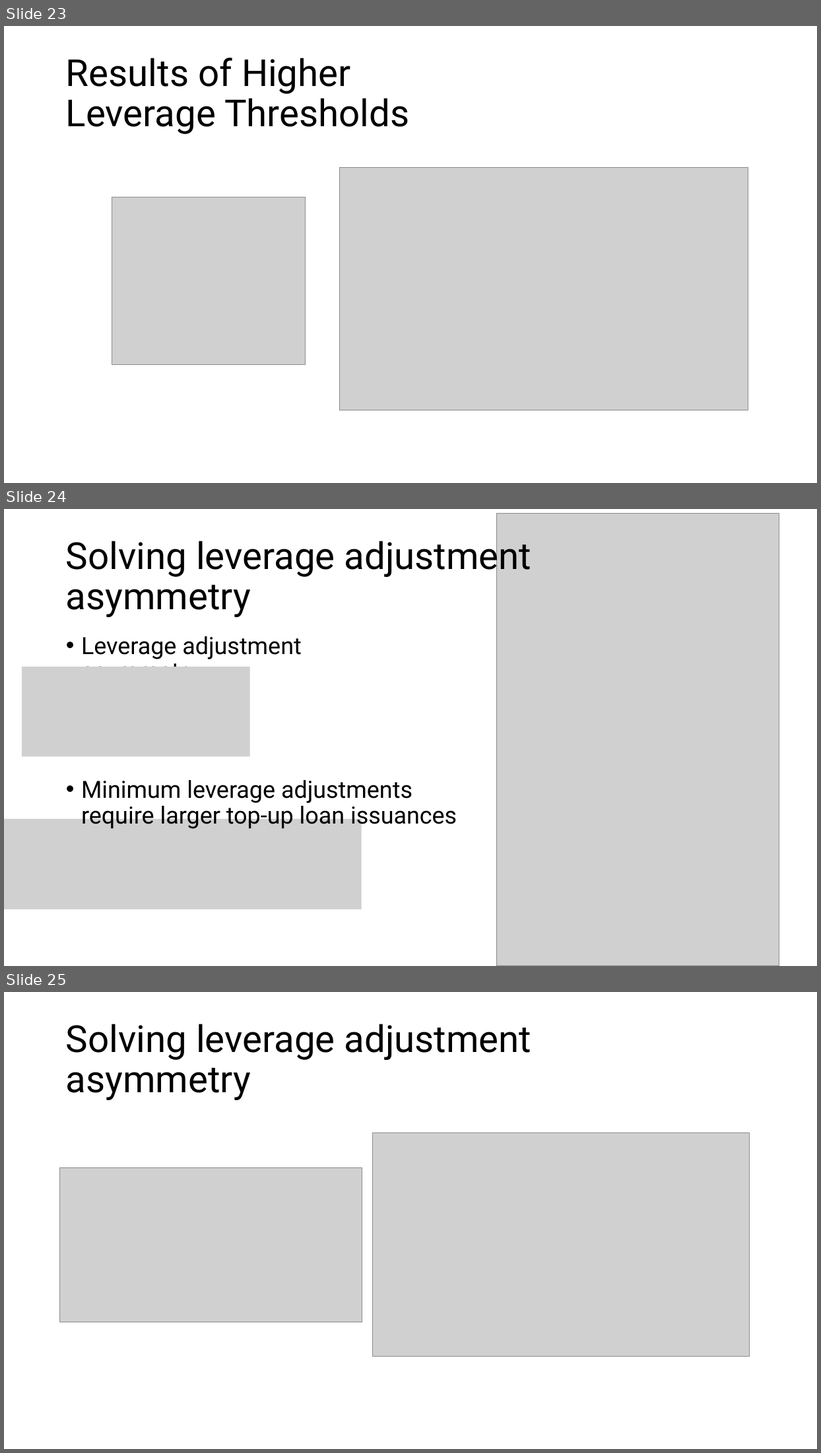
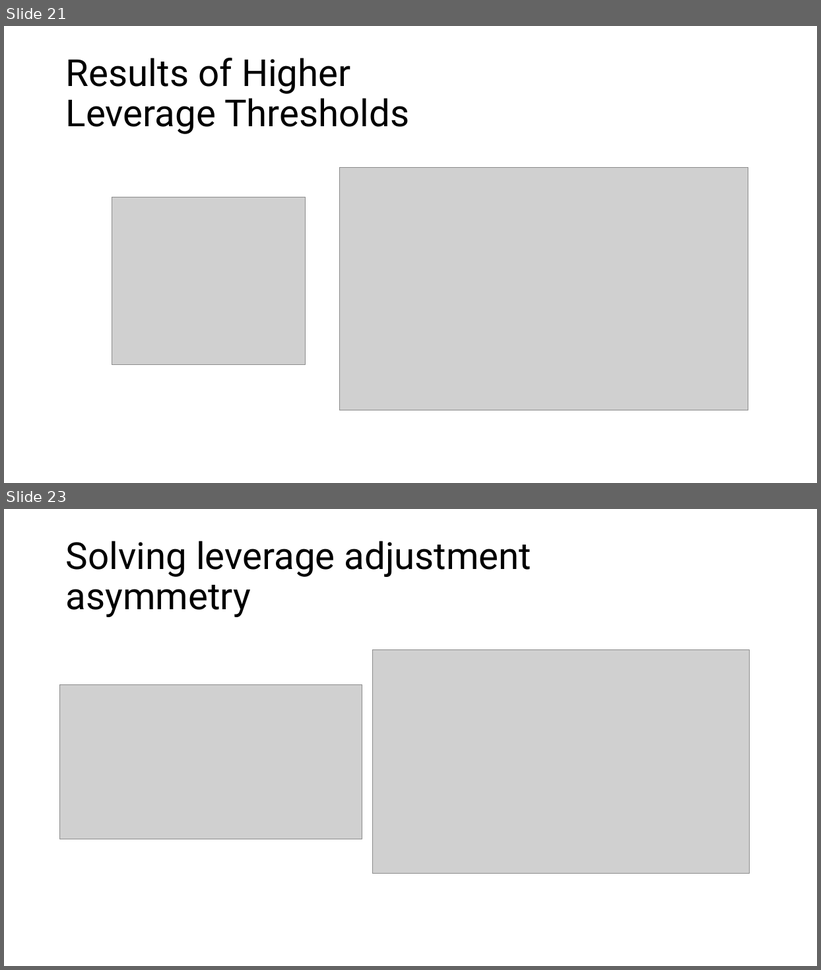
Before and after one commit to steinarb1234/DCL_coco_bond, a slide deck: Enhancing Bank Robustness through Dynamic Control of Leverage.pptx. Shown one above the other, each under a label of ours: slides 23, 24 and 25 before the commit, slides 21 and 23 after it; the slides between them are not shown. The pictures are 821x1453 and 821x970 pixels, drawn with LibreOffice and Linux fonts; fonts in the diff are those of the drawing; grey boxes stand for pictures. Boxes give left, top, right and bottom in pixels: in the first picture for what was removed or moved away, otherwise in the second. Text is boxed around its words. In the diff, an @@ line names an element or a change of style, - is before the commit and + after.

```diff
--- a/Enhancing Bank Robustness through Dynamic Control of Leverage.pptx
+++ b/Enhancing Bank Robustness through Dynamic Control of Leverage.pptx
@@ slide 24 removed at bbox=[4, 509, 817, 966], background #FFFFFF @@
@@ picture removed at bbox=[496, 513, 780, 966] @@
@@ title removed at bbox=[66, 535, 532, 617] @@
-Solving leverage adjustment asymmetry
@@ text removed at bbox=[81, 636, 301, 667] @@
-• Leverage adjustment asymmetry
@@ picture removed at bbox=[22, 667, 250, 757] @@
@@ text removed at bbox=[81, 780, 457, 829] @@
-• Minimum leverage adjustments require larger top-up loan issuances
@@ picture removed at bbox=[4, 819, 362, 910] @@
@@ what was slide 23 is now slide 21 @@
@@ what was slide 25 is now slide 23 @@
```
Also in this commit, not shown: 16 slides changed, 3 slides added, 3 other slides removed.
